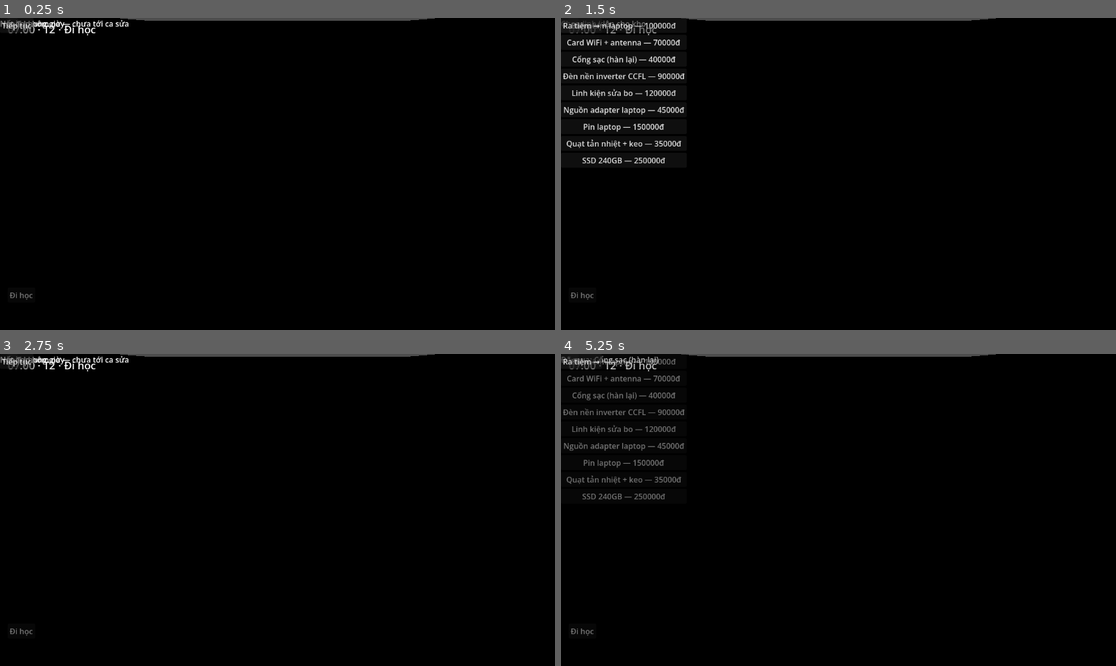
Above: before the commit, frames 1-4 (two rows, left to right).
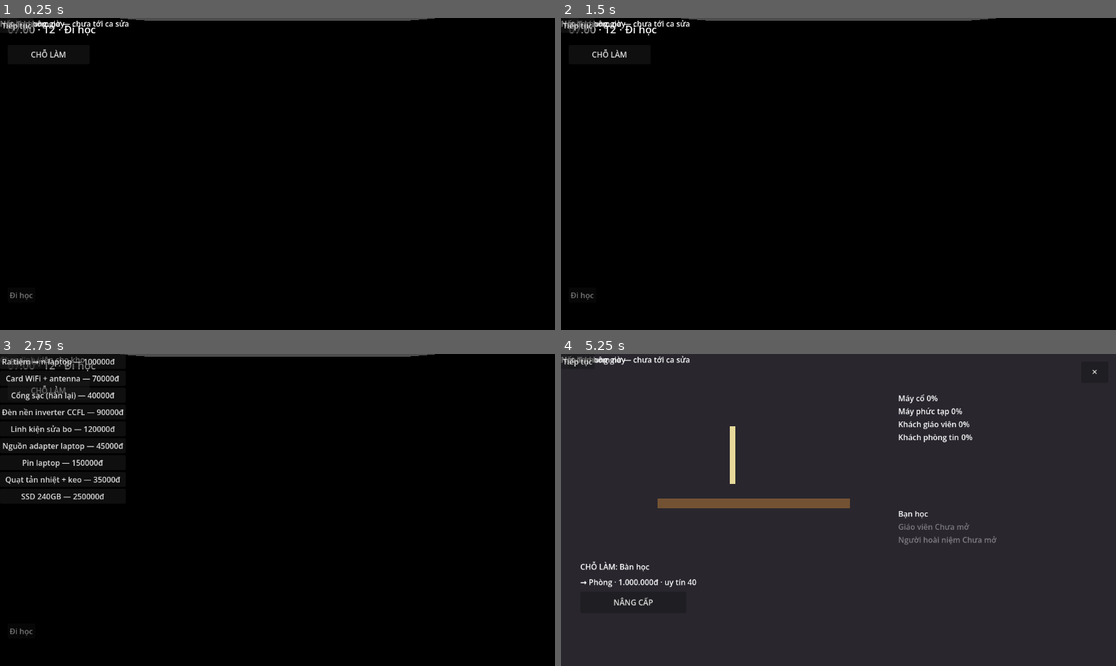
Above: after the commit, the same moments.

Repository: thangiabaoh-dev/xuong-sua-may
Game: Godot game, scene res://scenes/main.tscn
Same seed, same stepped clock (60 frames per second), same inputs: the game is played once before the commit and once after it.
Inputs (mouse positions are in pixels of both pictures, inside the frame that each line leads up to):
- Up to frame 1 (0.25 s): no input
- Up to frame 2 (1.5 s): click (610, 55) at 0.5 s, where only the run after the commit has a clickable "CHỖ LÀM"; click "✕" at 1.25 s
- Up to frame 3 (2.75 s): click "✕" at 2 s
- Up to frame 4 (5.25 s): click (577, 360) at 2.75 s, where only the run before the commit has a clickable "Tiếp tục"; click (622, 360) at 3.5 s, where only the run before the commit has a clickable "Bàn phím laptop — 100000đ"; click (622, 378) at 4.25 s, where only the run before the commit has a clickable "Card WiFi + antenna — 70000đ"; click (622, 394) at 5 s, where only the run before the commit has a clickable "Cổng sạc (hàn lại) — 40000đ"

The runs differ from the first frame. In frame 1, less than 0.1% of the frame differs, in the area x 5-12%, y 10-13%; in frame 2, 2.3%; in frame 3, 2.3%; in frame 4, 99%, in the area x 0-100%, y 0-100%.

Commit message:
feat: HUD workplace button + Esc/close + fresh reopen

Diff:
--- a/repair-shop-game/scripts/ui/hud.gd
+++ b/repair-shop-game/scripts/ui/hud.gd
@@ -17,6 +17,7 @@
 var _summarize: CanvasLayer
 var _activity_box: VBoxContainer
 var _lbl_budget: Label
+var _workplace
 
 static func slot_label(kind: String) -> String:
 	if kind.is_empty():
@@ -114,6 +115,26 @@
 	elif _summarize != null:
 		_summarize.visible = false
 
+func _toggle_workplace() -> void:
+	if game_state == null:
+		return
+	if _workplace != null and not is_instance_valid(_workplace):
+		_workplace = null
+	if _workplace == null:
+		if get_parent() == null:
+			return
+		var packed = load("res://scenes/ui/workplace_screen.tscn")
+		if packed == null:
+			return
+		_workplace = packed.instantiate()
+		_workplace.setup(game_state)
+		get_parent().add_child(_workplace)
+		_workplace.visible = true
+	else:
+		_workplace.visible = not _workplace.visible
+		if _workplace.visible:
+			_workplace.refresh()
+
 func _build_ui() -> void:
 	var root := Control.new()
 	root.name = "Root"
@@ -125,6 +146,13 @@
 	_time_label.position = Vector2(16, 8)
 	_time_label.add_theme_font_size_override("font_size", 22)
 	root.add_child(_time_label)
+	var wp_btn := Button.new()
+	wp_btn.name = "WorkplaceBtn"
+	wp_btn.text = "CHỖ LÀM"
+	wp_btn.position = Vector2(16, 56)
+	wp_btn.size = Vector2(170, 40)
+	wp_btn.pressed.connect(_toggle_workplace)
+	root.add_child(wp_btn)
 	_lbl_budget = Label.new()
 	_lbl_budget.name = "LblBudget"
 	_lbl_budget.position = Vector2(330, 12)
--- a/repair-shop-game/scripts/ui/workplace_screen.gd
+++ b/repair-shop-game/scripts/ui/workplace_screen.gd
@@ -164,6 +164,18 @@
 			_refresh_tracker()
 	else:
 		_toast(REASON_TEXT.get(reason, reason))
+
+func close() -> void:
+	visible = false
+
+func _unhandled_input(event: InputEvent) -> void:
+	if not (event is InputEventKey):
+		return
+	var key := event as InputEventKey
+	if key.echo or not key.pressed:
+		return
+	if key.keycode == KEY_ESCAPE:
+		close()
 
 func _toast(msg: String) -> void:
 	_toast_label.text = msg
@@ -299,6 +311,17 @@
 	_toast_label.offset_bottom = 100.0
 	root.add_child(_toast_label)
 
+	var close_btn := Button.new()
+	close_btn.name = "CloseBtn"
+	close_btn.text = "✕"
+	close_btn.set_anchors_preset(Control.PRESET_TOP_RIGHT)
+	close_btn.offset_left = -72.0
+	close_btn.offset_right = -16.0
+	close_btn.offset_top = 16.0
+	close_btn.offset_bottom = 60.0
+	close_btn.pressed.connect(close)
+	root.add_child(close_btn)
+
 func _add_rect(parent: Control, rect_name: String, pos: Vector2, size: Vector2, color: Color) -> void:
 	var r := ColorRect.new()
 	r.name = rect_name
--- a/repair-shop-game/tests/test_workplace_screen.gd
+++ b/repair-shop-game/tests/test_workplace_screen.gd
@@ -106,3 +106,39 @@
 	check_eq(String(scr4.get_node("Root/Tracker/Milestones/khach_phong_tin/MMark").text), "✓", "milestone ✓ ngay")
 	check_eq(scr4.get_node("Root/Tracker/Warning").visible, false, "du lieu sach -> warning an")
 	scr4.free()
+
+	# HUD entry + dong/mo lai doc state moi (spec §3.1/§3.5 + Review Focus 5)
+	var hud_script = load("res://scripts/ui/hud.gd")
+	var host := Node.new()
+	var hud = hud_script.new()
+	host.add_child(hud)
+	var gs5 = gs_script.new()
+	hud.setup(gs5)
+	var btn = hud.get_node_or_null("Root/WorkplaceBtn")
+	check(btn != null, "HUD co nut CHỖ LÀM")
+	if btn == null:
+		host.free()
+		return
+	btn.pressed.emit()
+	var wp = host.get_node_or_null("WorkplaceScreen")
+	check(wp != null, "click -> scene instance under parent")
+	if wp == null:
+		host.free()
+		return
+	check(wp.visible, "moi instance -> visible")
+
+	var ev := InputEventKey.new()
+	ev.keycode = KEY_ESCAPE
+	ev.pressed = true
+	wp._unhandled_input(ev)
+	check(not wp.visible, "Esc -> an")
+
+	# Review Focus 5: mo lai doc GameState moi (tier doi trong luc dang dong)
+	gs5.workspace_tier = 2
+	btn.pressed.emit()
+	check(wp.visible, "nhan nut -> hien lai")
+	check_eq(String(wp.get_node("Root/UpgradePanel/TierLabel").text), "CHỖ LÀM: Tiệm", "mo lai -> doc tier moi")
+	ev.pressed = true
+	wp._unhandled_input(ev)
+	check(not wp.visible, "Esc 2 -> an (khong tao instance moi)")
+	host.free()
Not shown, added: repair-shop-game/scripts/ui/workplace_screen.gd.uid
Not shown, added: repair-shop-game/tests/test_workplace_screen.gd.uid
